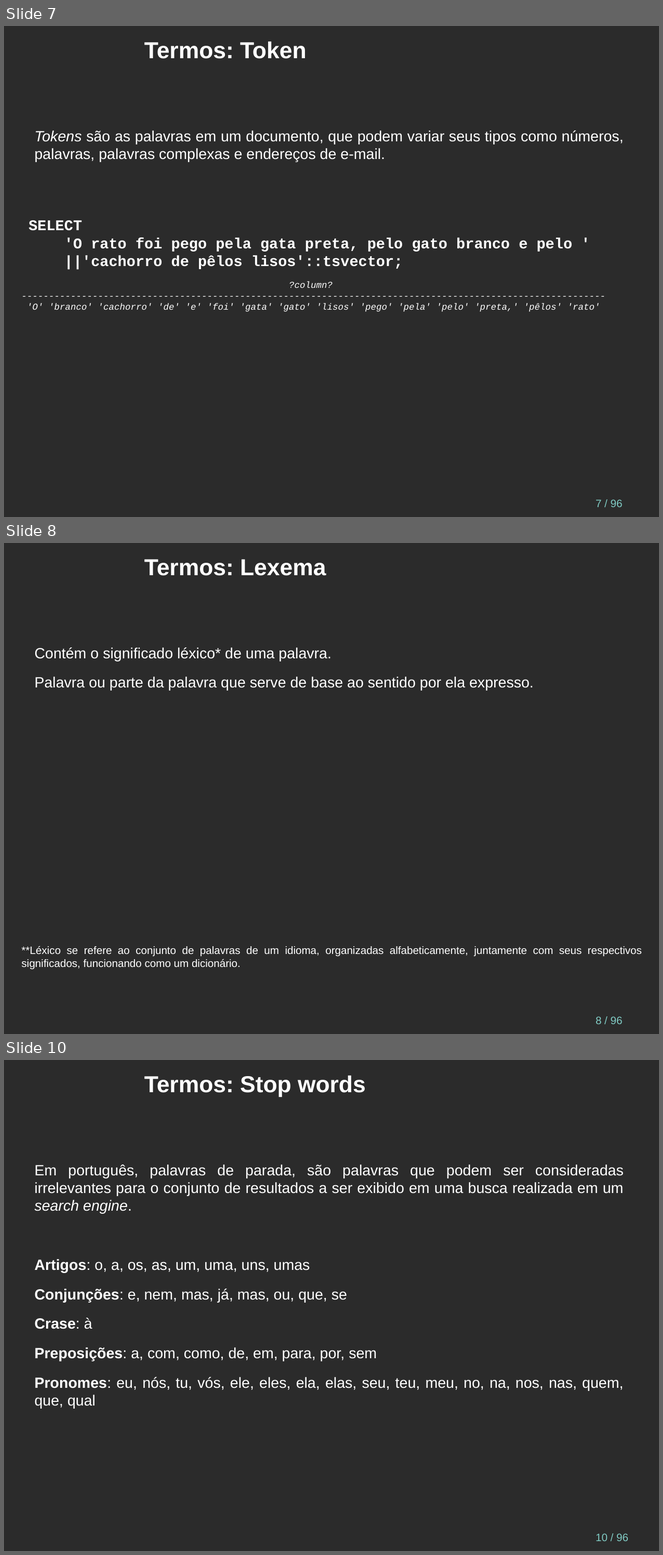
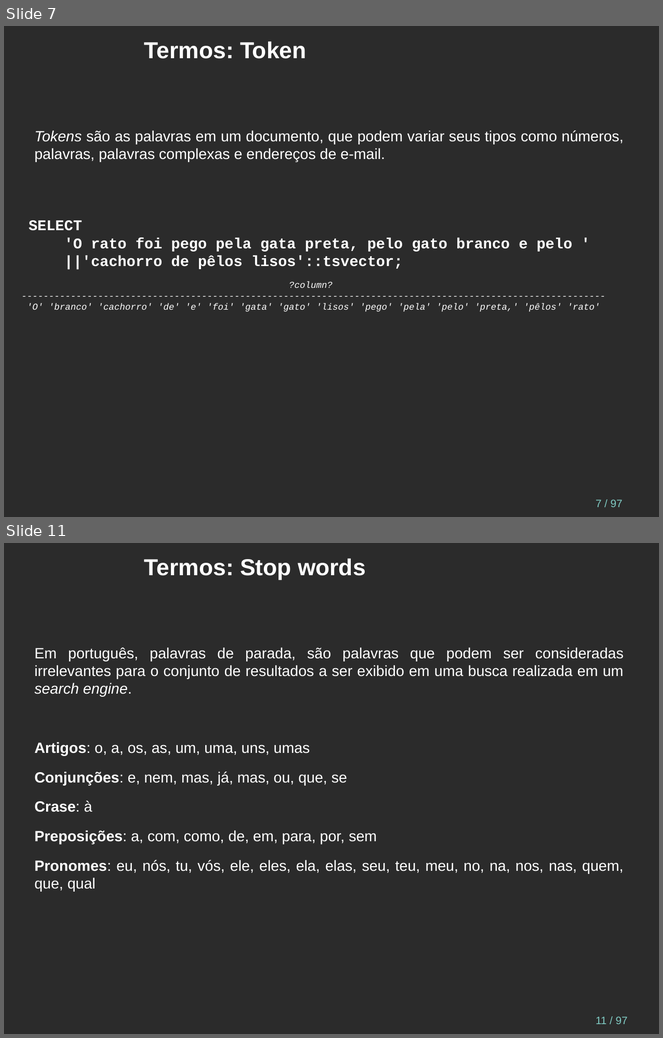
Before and after one commit to juliano777/db_fts, a slide deck: fts_pt-br.odp. Shown one above the other, each under a label of ours: slides 7, 8 and 10 before the commit, slides 7 and 11 after it; the slides between them are not shown. The pictures are 663x1555 and 663x1038 pixels, drawn with LibreOffice and Linux fonts; fonts in the diff are those of the drawing; background and template pictures are left out; a plain dark background stands for a picture behind light text. Boxes give left, top, right and bottom in pixels: in the first picture for what was removed or moved away, otherwise in the second. Text is boxed around its words. In the diff, an @@ line names an element or a change of style, - is before the commit and + after.

Commit message:
lexema e stem

```diff
--- a/fts_pt-br.odp
+++ b/fts_pt-br.odp
@@ slide 8 removed at (x1=4, y1=543, x2=659, y2=1034), background picture (left out); not listed: 1 template element that a slide beside it also shows @@
@@ title removed at (x1=144, y1=559, x2=326, y2=576) @@
-Termos: Lexema
@@ text removed at (x1=35, y1=648, x2=534, y2=691) @@
-Contém o significado léxico* de uma palavra.
-Palavra ou parte da palavra que serve de base ao sentido por ela expresso.
@@ text removed at (x1=22, y1=946, x2=642, y2=969) @@
-**Léxico se refere ao conjunto de palavras de um idioma, organizadas alfabeticamente, juntamente com seus respectivos significados, funcionando como um dicionário.
@@ page number at (x1=596, y1=500, x2=623, y2=508): text changed @@
-7 / 96
+7 / 97
@@ what was slide 10 is now slide 11 @@
@@ page number at (x1=596, y1=1017, x2=628, y2=1025): text changed @@
-10 / 96
+11 / 97
```
Also in this commit, not shown: 2 slides changed, 2 slides added, 1 other file.
